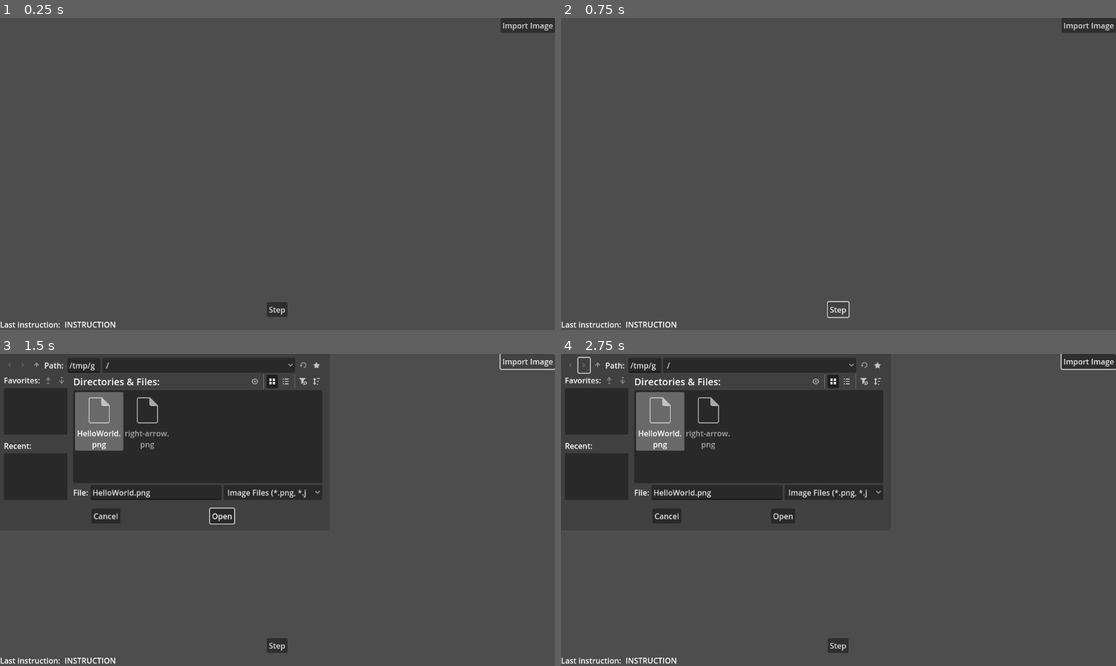
Above: before the commit, frames 1-4 (two rows, left to right).
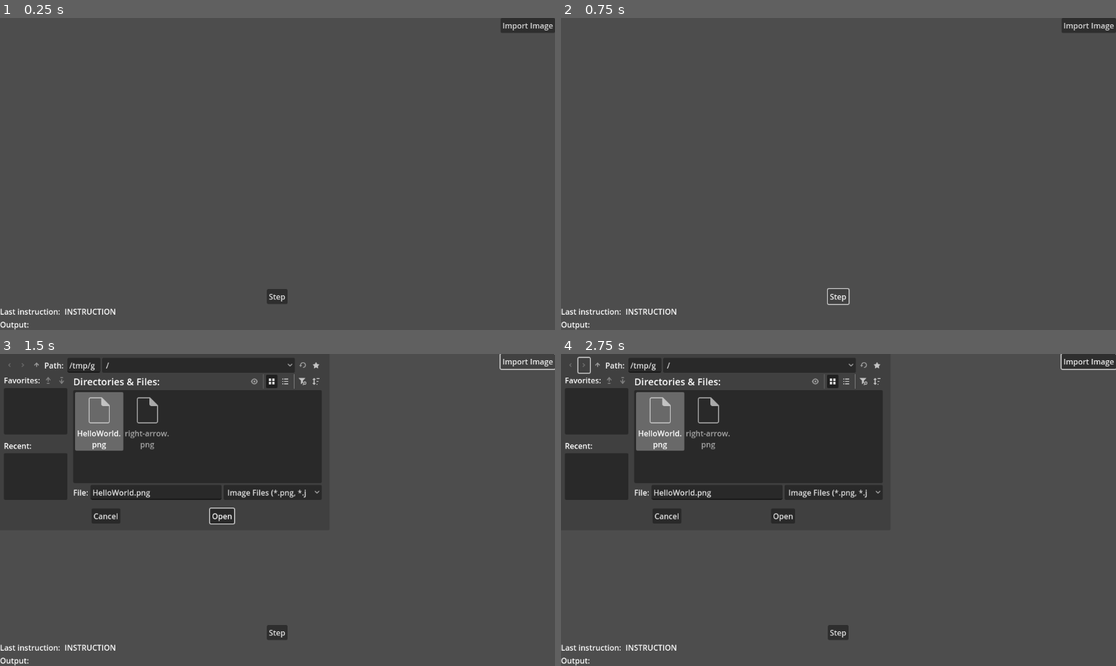
Above: after the commit, the same moments.

Repository: thelvm/godot-pietlang-ide
Game: Godot game, scene res://main.tscn
Same seed, same stepped clock (60 frames per second), same inputs: the game is played once before the commit and once after it.
Inputs (mouse positions are in pixels of both pictures, inside the frame that each line leads up to):
- Up to frame 1 (0.25 s): no input
- Up to frame 2 (0.75 s): click "Step" at 0.5 s
- Up to frame 3 (1.5 s): click "Import Image" at 1.25 s
- Up to frame 4 (2.75 s): click (583, 366) at 2 s

The runs differ from the first frame. In frame 1, 0.7% of the frame differs, in the area x 0-52%, y 86-100%; in frame 2, 0.6%; in frame 3, 0.8%, in the area x 0-58%, y 2-100%; in frame 4, 0.8%.
Error before the commit: Cannot call method 'get_pixelv' on a null value. (res://pietlang_interpreter.gd:81)
Error after the commit: Cannot call method 'get_pixelv' on a null value. (res://pietlang_interpreter.gd:82)

Commit message:
Add output label and improve Piet interpreter
Introduces OutputLabel to display program output and connects it to new output signals in PietlangInterpreter. Enhances PietlangInterpreter with proper handling for output instructions, DP/CC movement logic, and fixes stack visualizer to show character output.

Diff:
--- a/dp_image.gd
+++ b/dp_image.gd
@@ -35,5 +35,21 @@
 		# Offset so it's in the middle of the codel
 		position.x += codel_size_on_screen.x / 2
 		position.y += codel_size_on_screen.y / 2
+
+		match pietlang_interpreter.dp_direction:
+			PietlangInterpreter.DP_RIGHT:
+				rotation_degrees = 0
+			PietlangInterpreter.DP_DOWN:
+				rotation_degrees = 90
+			PietlangInterpreter.DP_LEFT:
+				rotation_degrees = 180
+			PietlangInterpreter.DP_UP:
+				rotation_degrees = 270
+		match pietlang_interpreter.cc_direction:
+			PietlangInterpreter.CC_LEFT:
+				flip_v = false
+			PietlangInterpreter.CC_RIGHT:
+				flip_v = true
+
 	else:
 		visible = 0
--- a/main.tscn
+++ b/main.tscn
@@ -6,6 +6,7 @@
 [ext_resource type="Script" uid="uid://cabqtn5b0kawc" path="res://dp_image.gd" id="3_lquwl"]
 [ext_resource type="Script" uid="uid://bd7pgpf2yo7h" path="res://last_instruction_label.gd" id="4_lquwl"]
 [ext_resource type="Script" uid="uid://tg374t8mge4w" path="res://stack_visualizer.gd" id="5_7mycd"]
+[ext_resource type="Script" uid="uid://ch0c2fpvtng6q" path="res://output_label.gd" id="6_272bh"]
 
 [node name="Main" type="Control"]
 layout_mode = 3
@@ -43,23 +44,6 @@
 texture = ExtResource("2_1bvp3")
 script = ExtResource("3_lquwl")
 
-[node name="LastInstructionLabel" type="Label" parent="GridContainer/HBoxContainer/CodeImage/DpImage"]
-anchors_preset = 15
-anchor_right = 1.0
-anchor_bottom = 1.0
-offset_left = -32.0
-offset_top = -32.0
-offset_right = -32.0
-offset_bottom = -32.0
-grow_horizontal = 2
-grow_vertical = 2
-theme_override_colors/font_outline_color = Color(0, 0, 0, 1)
-theme_override_constants/outline_size = 4
-text = "INSTRUCTION"
-horizontal_alignment = 1
-vertical_alignment = 1
-script = ExtResource("4_lquwl")
-
 [node name="VBoxContainer" type="VBoxContainer" parent="GridContainer/HBoxContainer"]
 layout_mode = 2
 
@@ -69,9 +53,14 @@
 size_flags_vertical = 4
 text = "Import Image"
 
-[node name="StackVisualizer" type="VBoxContainer" parent="GridContainer/HBoxContainer/VBoxContainer"]
+[node name="ScrollContainer" type="ScrollContainer" parent="GridContainer/HBoxContainer/VBoxContainer"]
 layout_mode = 2
 size_flags_vertical = 3
+horizontal_scroll_mode = 0
+
+[node name="StackVisualizer" type="VBoxContainer" parent="GridContainer/HBoxContainer/VBoxContainer/ScrollContainer"]
+layout_mode = 2
+size_flags_horizontal = 3
 script = ExtResource("5_7mycd")
 
 [node name="VBoxContainer" type="VBoxContainer" parent="GridContainer"]
@@ -96,6 +85,18 @@
 horizontal_alignment = 1
 script = ExtResource("4_lquwl")
 
+[node name="HBoxContainer2" type="HBoxContainer" parent="GridContainer/VBoxContainer"]
+layout_mode = 2
+
+[node name="Label2" type="Label" parent="GridContainer/VBoxContainer/HBoxContainer2"]
+layout_mode = 2
+size_flags_horizontal = 8
+text = "Output:"
+
+[node name="OutputLabel" type="Label" parent="GridContainer/VBoxContainer/HBoxContainer2"]
+layout_mode = 2
+script = ExtResource("6_272bh")
+
 [node name="PietlangInterpreter" type="Node" parent="."]
 unique_name_in_owner = true
 script = ExtResource("2_0xm2m")
--- /dev/null
+++ b/output_label.gd
@@ -0,0 +1,11 @@
+extends Label
+
+@onready var pietlang_interpreter: PietlangInterpreter = %PietlangInterpreter
+
+
+func _ready() -> void:
+	pietlang_interpreter.outputed.connect(_on_pietlang_interpreter_char_outputed)
+
+
+func _on_pietlang_interpreter_char_outputed(char_value: String) -> void:
+	text += char_value
--- a/pietlang_interpreter.gd
+++ b/pietlang_interpreter.gd
@@ -2,6 +2,7 @@
 extends Node
 
 signal executed_instruction(instruction: StringName)
+signal outputed(value: String)
 signal stack_updated()
 
 const DP_RIGHT = 0
@@ -80,7 +81,23 @@
 func step() -> void:
 	var previous_color := source_image.get_pixelv(dp_position)
 	var color_block := get_color_block(dp_position, previous_color)
-	dp_position = get_next_codel_from_color_block(color_block)
+
+	var valid_next_position := false
+	var rotations := 0
+	while not valid_next_position:
+		var potential_position := get_next_codel_from_color_block(color_block)
+		if potential_position.x < source_image.get_width() and 0 <= potential_position.x and potential_position.y < source_image.get_height() and 0 <= potential_position.y and source_image.get_pixelv(potential_position) != Color.BLACK:
+			valid_next_position = true
+			dp_position = potential_position
+		else:
+			if rotations % 2 == 0:
+				cc_direction = (cc_direction + 1) % 2
+			if rotations % 2 == 1:
+				dp_direction = (dp_direction + 1) % 4
+			rotations += 1
+			if rotations >= 8:
+				push_warning("Stuck")
+				return
 
 	var instruction := get_instruction(previous_color, source_image.get_pixelv(dp_position))
 
@@ -95,16 +112,28 @@
 			piet_divide()
 		&"switch":
 			piet_switch()
+		&"mod":
+			piet_mod()
+		&"greater":
+			piet_greater()
 		&"push":
 			piet_push(color_block.size())
+		&"switch":
+			piet_switch()
+		&"pointer":
+			piet_pointer()
 		&"duplicate":
 			piet_duplicate()
 		&"pop":
 			piet_pop()
+		&"roll":
+			piet_roll()
+		&"out_char":
+			piet_out_char()
+		&"out_number":
+			piet_out_number()
 
 	executed_instruction.emit(instruction)
-	#stack.push(dp_position.x + 64)
-	#stack_updated.emit()
 
 
 static func get_instruction(previous_color: Color, current_color: Color) -> StringName:
@@ -162,12 +191,12 @@
 
 ## Given the color block, uses the current dp_position, dp_direction and cc_direction to figure out the next codel.
 func get_next_codel_from_color_block(color_block: Array[Vector2i]) -> Vector2i:
-	var target_codel := Vector2i(0, 0)
+	var target_codel := dp_position
 
 	if dp_direction == DP_RIGHT:
 		# Find rightmost codel
 		for codel in color_block:
-			if codel.x > target_codel.x:
+			if codel.x >= target_codel.x:
 				target_codel = codel
 
 		if cc_direction == CC_LEFT:
@@ -186,7 +215,7 @@
 	elif dp_direction == DP_LEFT:
 		# Find leftmost codel
 		for codel in color_block:
-			if codel.x < target_codel.x:
+			if codel.x <= target_codel.x:
 				target_codel = codel
 
 		if cc_direction == CC_LEFT:
@@ -205,7 +234,7 @@
 	elif dp_direction == DP_UP:
 		# Find topmost codel
 		for codel in color_block:
-			if codel.y < target_codel.y:
+			if codel.y <= target_codel.y:
 				target_codel = codel
 
 		if cc_direction == CC_LEFT:
@@ -224,7 +253,7 @@
 	elif dp_direction == DP_DOWN:
 		# Find bottommost codel
 		for codel in color_block:
-			if codel.y > target_codel.y:
+			if codel.y >= target_codel.y:
 				target_codel = codel
 
 		if cc_direction == CC_LEFT:
@@ -301,16 +330,14 @@
 
 ## Pops the top value off the stack and toggles the CC that many times (the absolute value of that many times if negative).
 func piet_switch() -> void:
-	if not stack.is_empty():
-		var value = stack.get(stack.size())
-		stack.remove_at(stack.size() - 1)
-		cc_direction = (cc_direction + abs(value)) % 2
+	var value = stack.pop()
+	cc_direction = (cc_direction + abs(value)) % 2
 
 
 ## Pops the top value off the stack and rotates the DP clockwise that many steps (anticlockwise if negative).
 func piet_pointer() -> void:
 	var value := stack.pop()
-	dp_direction += value % 4
+	dp_direction = posmod(dp_direction + value, 4)
 
 
 ## Pushes a copy of the top value on the stack on to the stack.
@@ -332,3 +359,17 @@
 	var roll_depth := stack.pop()
 	stack.roll(roll_depth, roll_steps)
 	stack_updated.emit()
+
+
+## Pops the top value off the stack and emits [signal char_outputed] with the value as single character string argument.
+func piet_out_char() -> void:
+	var char_string := char(stack.pop())
+	outputed.emit(char_string)
+	stack_updated.emit()
+
+
+## Pops the top value off the stack and emits [signal outputed] with a string representation of the value as argument.
+func piet_out_number() -> void:
+	var number_string := str(stack.pop())
+	outputed.emit(number_string)
+	stack_updated.emit()
--- a/stack_visualizer.gd
+++ b/stack_visualizer.gd
@@ -9,7 +9,6 @@
 
 func _on_pietlang_interpreter_stack_updated() -> void:
 	var int_stack := pietlang_interpreter.stack.as_array()
-	var byte_stack := int_stack.to_byte_array()
 	for child in get_children():
 		child.queue_free()
 
@@ -22,7 +21,7 @@
 		hbox.add_child(label_int)
 
 		var label_char := Label.new()
-		label_char.text = byte_stack.slice(i * 8, (i * 8) + 8).get_string_from_ascii()
+		label_char.text = char(int_stack[i])
 		hbox.add_child(label_char)
 
 		add_child(hbox)
Binary file changed: HelloWorld.png
Binary file removed: Piet_Hello_World.gif
Not shown: 1 places in main.tscn that only renumber resources
Not shown, added: output_label.gd.uid
Binary file changed: right-arrow.png
